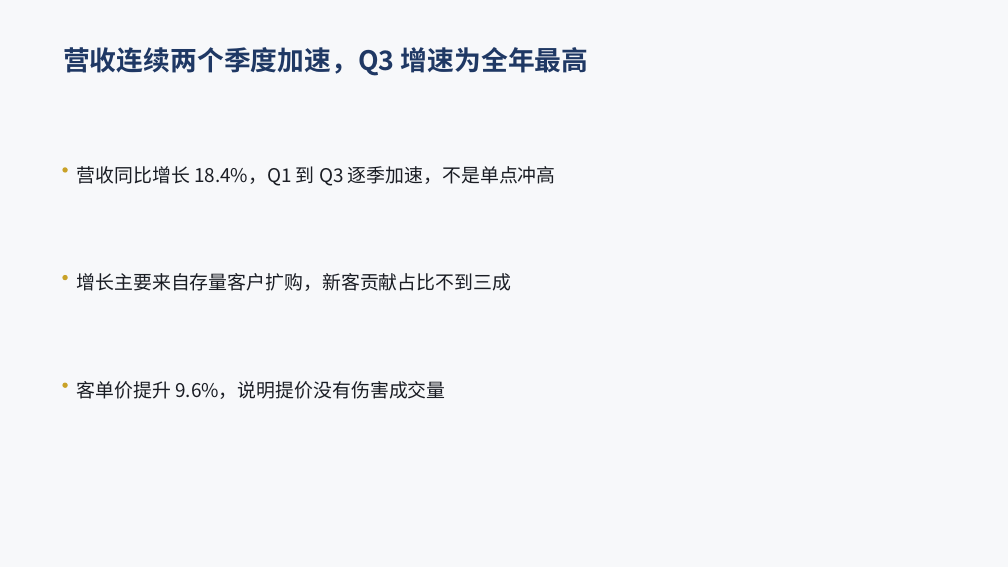
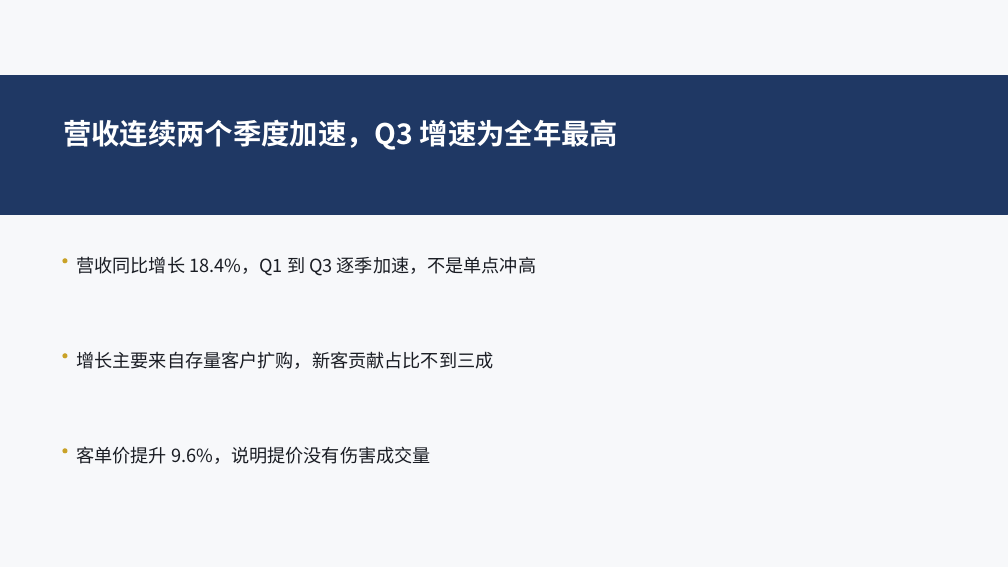
Before and after one commit to xzhengyu007-lang/ai-ppt, a slide deck: slide 4 of docs/examples/01-商务汇报.pptx. Drawn at 1008x567 pixels with LibreOffice and Linux fonts; fonts in the diff are those of the drawing. Boxes give left, top, right and bottom in pixels: in the first picture for what was removed or moved away, otherwise in the second. Text is boxed around its words. In the diff, an @@ line names an element or a change of style, - is before the commit and + after.

```diff
--- a/docs/examples/01-商务汇报.pptx
+++ b/docs/examples/01-商务汇报.pptx
@@ rectangle added at (x1=0, y1=76, x2=1008, y2=214), fill #1F3864, outline #1F3864 1 pt @@
@@ text "营收连续两个季度加速，Q3 增速为全年最高" moved from (x1=63, y1=47, x2=589, y2=76) to (x1=63, y1=120, x2=618, y2=150) @@
@@ text "营收连续两个季度加速，Q3 增速为全年最高" at (x1=63, y1=120, x2=618, y2=150): size 25.5 to 27 pt, text colour #1F3864 to #FFFFFF; line spacing 30.6pt to 32.4pt @@
@@ ellipse moved from (x1=63, y1=275, x2=67, y2=280) to (x1=63, y1=259, x2=67, y2=262) @@
@@ size 18 to 17.2 pt; line spacing 27pt to 25.9pt in 3 elements at (x1=76, y1=446, x2=430, y2=464), (x1=76, y1=351, x2=493, y2=369), (x1=76, y1=256, x2=536, y2=276) @@
@@ text "营收同比增长 18.4%，Q1 到 Q3 逐季加速，不是单点冲高" moved from (x1=77, y1=166, x2=556, y2=186) to (x1=76, y1=256, x2=536, y2=276) @@
@@ ellipse moved from (x1=63, y1=383, x2=67, y2=388) to (x1=63, y1=354, x2=67, y2=358) @@
@@ text "增长主要来自存量客户扩购，新客贡献占比不到三成" moved from (x1=77, y1=273, x2=512, y2=291) to (x1=76, y1=351, x2=493, y2=369) @@
@@ ellipse moved from (x1=63, y1=168, x2=67, y2=172) to (x1=63, y1=449, x2=67, y2=453) @@
@@ text "客单价提升 9.6%，说明提价没有伤害成交量" moved from (x1=77, y1=381, x2=445, y2=399) to (x1=76, y1=446, x2=430, y2=464) @@
```
Also in this commit, not shown: 9 other slides changed, 6 other files.
